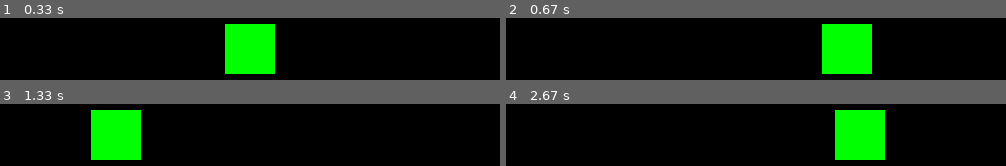
Above: before the commit, frames 1-4 (two rows, left to right).
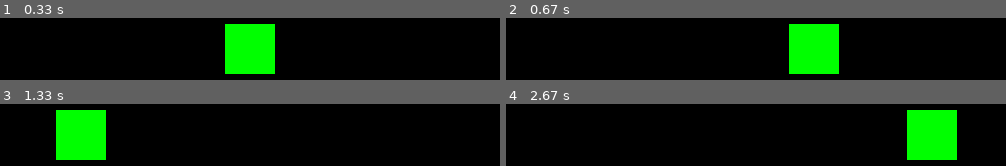
Above: after the commit, the same moments.

Repository: ProjeYonetimiDersi/Butunleme-Pygame
Game: pygame game, started from projeyonetimiButunleme/main.py
Same seed, same stepped clock (60 frames per second), same inputs: the game is played once before the commit and once after it.
Inputs:
- Up to frame 1 (0.33 s): no input
- Up to frame 2 (0.67 s): hold Right from 0.33 s (still down)
- Up to frame 3 (1.33 s): release Right at 0.8 s; hold Right 0.83-1.3 s
- Up to frame 4 (2.67 s): hold Left 1.33-1.87 s; hold Left 1.9-2.3 s; hold Right from 2.33 s (still down)

Frame 1 is identical in both runs. In frame 2, 11% of the frame differs, in the area x 56-74%, y 9-91%; in frame 3, 11%; in frame 4, 16%, in the area x 65-91%, y 9-91%.

Commit message:
Vektör düzeni oluşturuldu.

Diff:
--- a/projeyonetimiButunleme/sprites.py
+++ b/projeyonetimiButunleme/sprites.py
@@ -1,5 +1,7 @@
 import pygame
 from settings import *
+
+vector = pygame.math.Vector2
 
 class Player(pygame.sprite.Sprite):
     def __init__(self):
@@ -8,32 +10,34 @@
         self.image.fill((0, 255, 0))
         self.rect = self.image.get_rect()
         self.rect.center = (WIDTH/2, HEIGHT/2)
-        self.acc = 0.5
-        self.vx = 0
+        self.hiz = vector(0, 0)
+        self.ivme = vector(0, 0)
 
     def update(self, *args):
         keys = pygame.key.get_pressed()
 
         if keys[pygame.K_RIGHT] or keys[pygame.K_LEFT]:
             if keys[pygame.K_RIGHT]:
-                if self.vx < 7:
-                    self.vx += self.acc
+                if self.hiz.x < 7:
+                    self.ivme.x = 0.3
                 else:
-                    self.vx = 7
+                    self.ivme.x = 0
 
             if keys[pygame.K_LEFT]:
-                if self.vx > -7:
-                    self.vx -= self.acc
+                if self.hiz.x > -7:
+                    self.ivme.x = -0.3
                 else:
-                    self.vx = -7
+                    self.ivme.x = 0
+
+            self.hiz.x += self.ivme.x
 
         else:
-            if self.vx > 0:
-                self.vx -= 0.3
-            if self.vx < 0:
-                self.vx += 0.3
+            if self.hiz.x > 0:
+                self.hiz.x -= 0.3
+            if self.hiz.x < 0:
+                self.hiz.x += 0.3
 
-        self.rect.x += self.vx
+        self.rect.x += self.hiz.x
 
 
         if self.rect.x > WIDTH:
